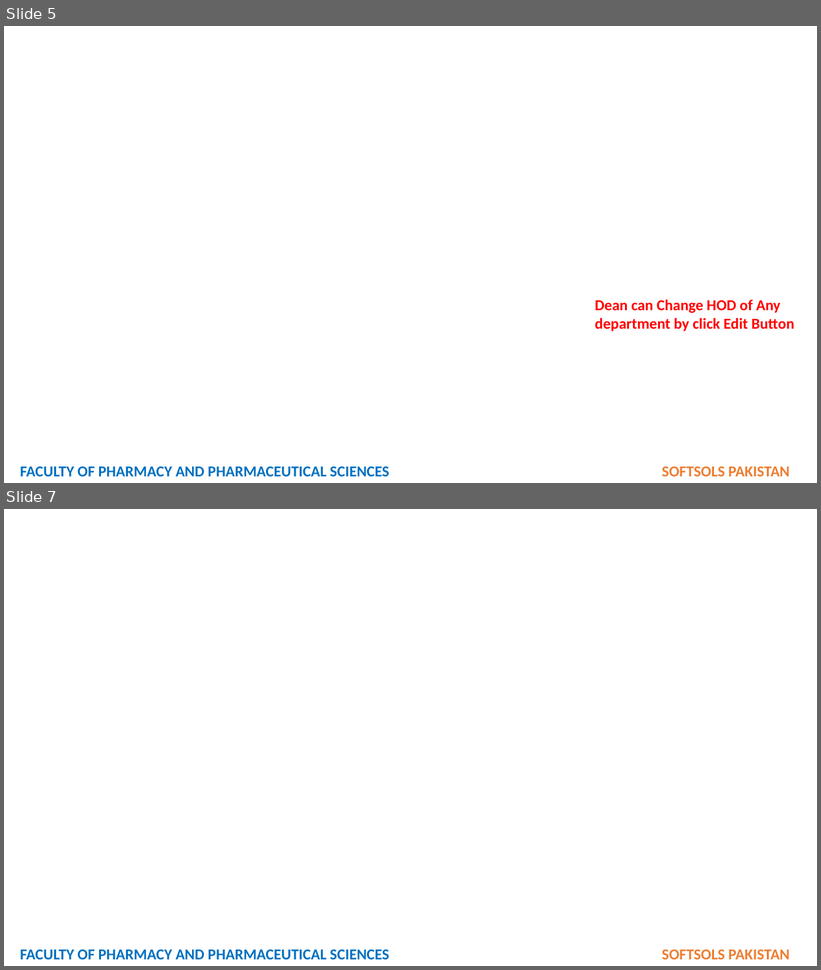
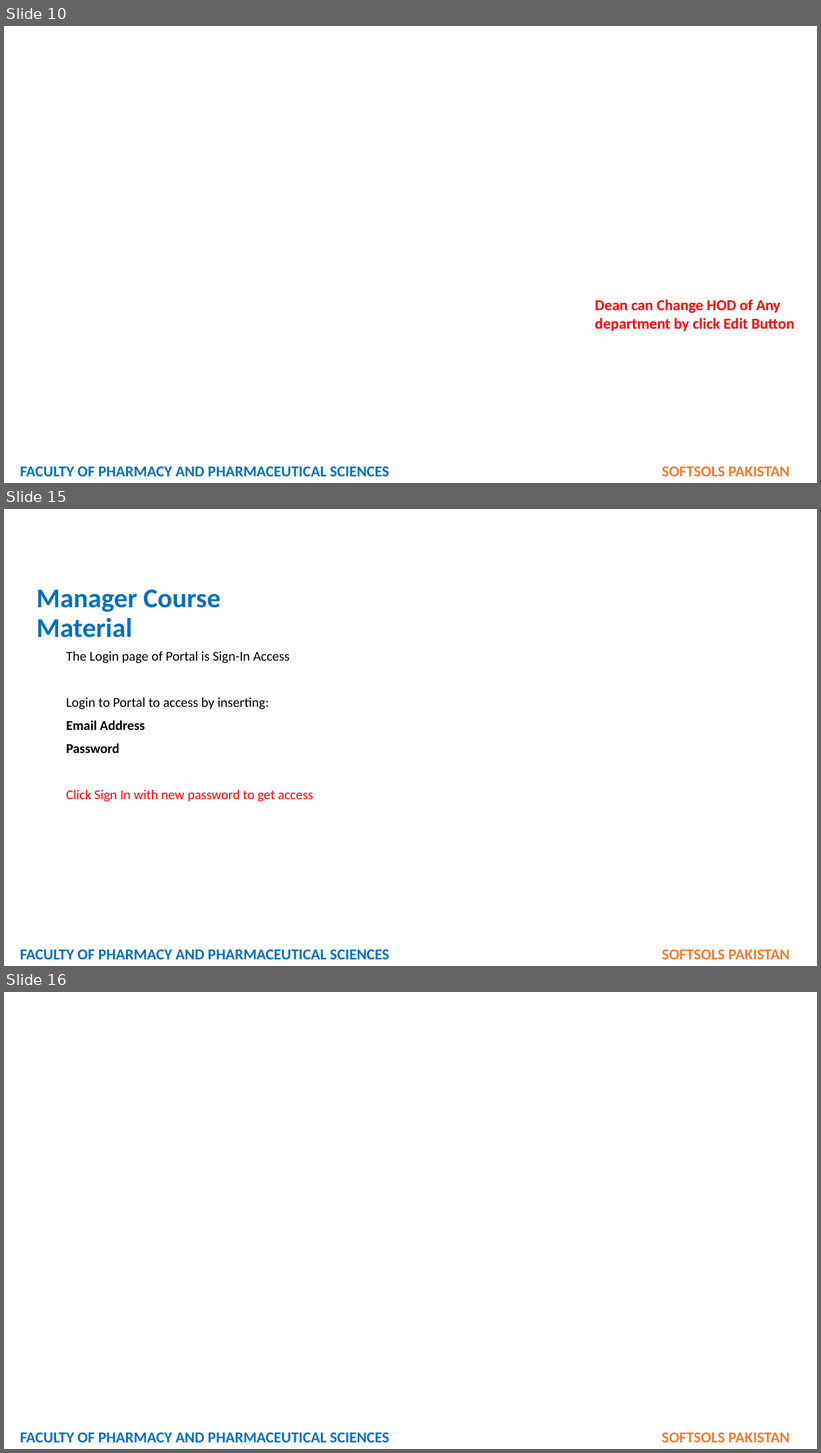
Before and after one commit to softsolspk1/fop, a slide deck: SUPER ADMIN ROLE - DEAN ROLE.pptx. Shown one above the other, each under a label of ours: slides 5 and 7 before the commit, slides 10, 15 and 16 after it; the slides between them are not shown. The pictures are 821x970 and 821x1453 pixels, drawn with LibreOffice and Linux fonts; fonts in the diff are those of the drawing; background and template pictures are left out. Boxes give left, top, right and bottom in pixels: in the first picture for what was removed or moved away, otherwise in the second. Text is boxed around its words. In the diff, an @@ line names an element or a change of style, - is before the commit and + after.

```diff
--- a/SUPER ADMIN ROLE - DEAN ROLE.pptx
+++ b/SUPER ADMIN ROLE - DEAN ROLE.pptx
@@ slide 15 added at (4, 509, 817, 966), background #FFFFFF @@
@@ title added at (36, 590, 220, 638), 32 pt, text #0070C0, bold @@
+Manager Course Material
@@ text added at (66, 651, 313, 802), 16 pt, text #000000 @@
+The Login page of Portal is Sign-In Access
+Login to Portal to access by inserting:
+Email Address
+Password
+Click Sign In with new password to get access
@@ text added at (20, 950, 790, 960), 18 pt, text #0070C0, bold @@
+FACULTY OF PHARMACY AND PHARMACEUTICAL SCIENCES SOFTSOLS PAKISTAN
@@ what was slide 5 is now slide 10 @@
@@ what was slide 7 is now slide 16 @@
```
Also in this commit, not shown: 1 slide changed, 8 other slides added, 5 other files.
